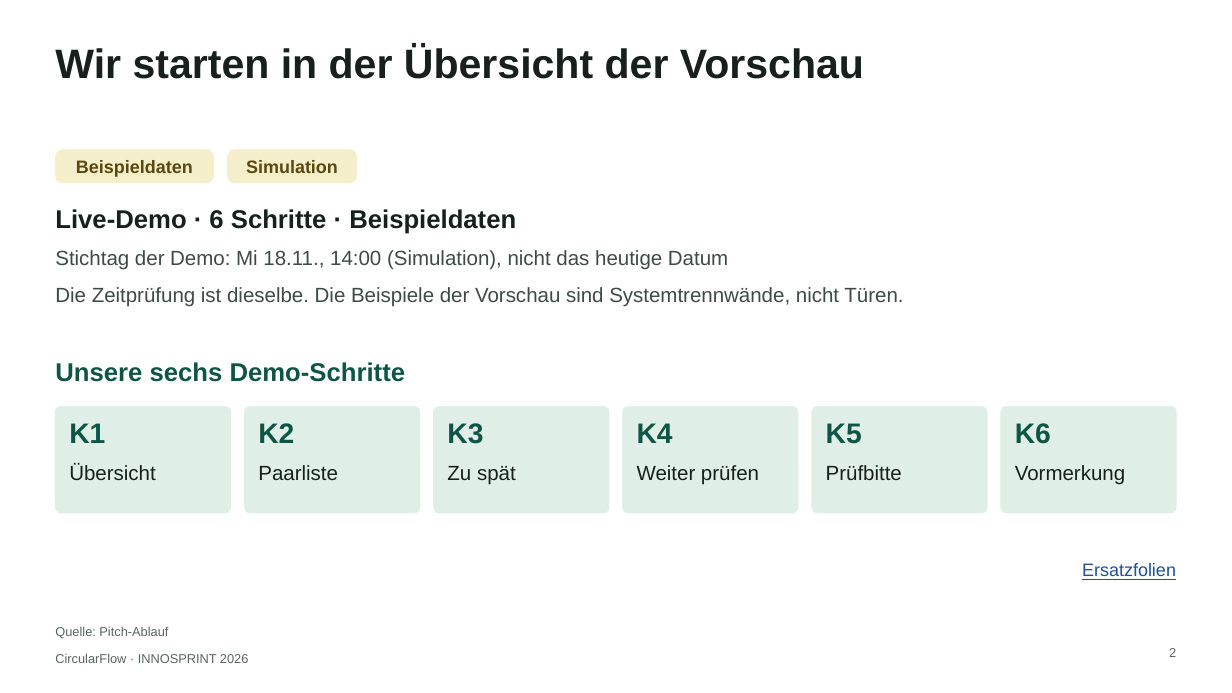
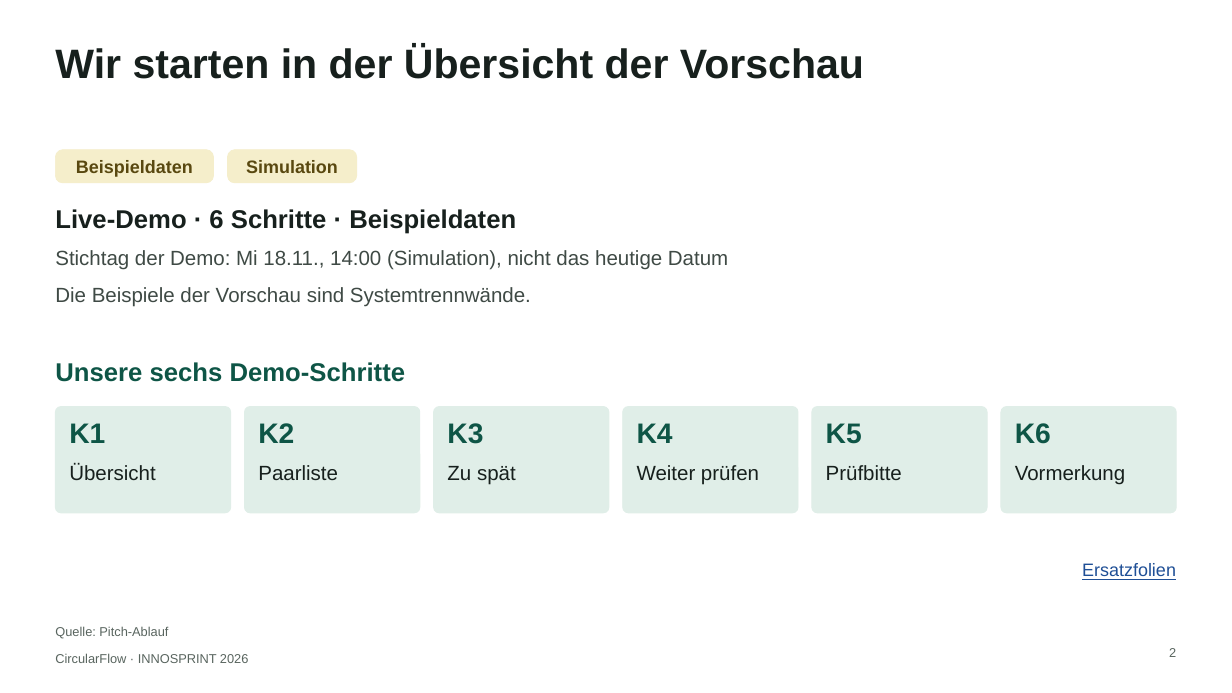
Before and after one commit to sammo3332/CircularFlow, a slide deck: slide 2 of pitch/innosprint-2026/ausgabe/weitere-fassungen/CircularFlow_INNOSPRINT2026_Fassung-B_Demo-zuerst.pptx. Drawn at 1232x693 pixels with LibreOffice and Linux fonts; fonts in the diff are those of the drawing. Boxes give left, top, right and bottom in pixels: in the first picture for what was removed or moved away, otherwise in the second. Text is boxed around its words. In the diff, an @@ line names an element or a change of style, - is before the commit and + after.

```diff
--- a/pitch/innosprint-2026/ausgabe/weitere-fassungen/CircularFlow_INNOSPRINT2026_Fassung-B_Demo-zuerst.pptx
+++ b/pitch/innosprint-2026/ausgabe/weitere-fassungen/CircularFlow_INNOSPRINT2026_Fassung-B_Demo-zuerst.pptx
@@ text at box(55, 287, 531, 307): text changed @@
-Die Zeitprüfung ist dieselbe. Die Beispiele der Vorschau sind Systemtrennwände, nicht Türen.
+Die Beispiele der Vorschau sind Systemtrennwände.
```
Also in this commit, not shown: 1 other slide changed, 20 other files.
